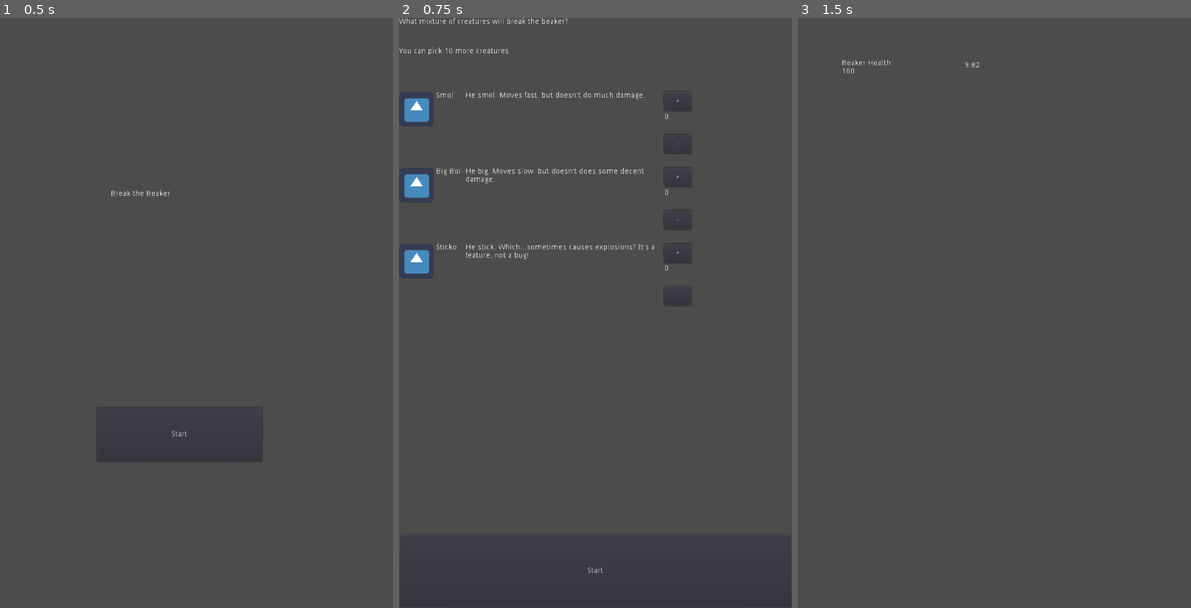
Above: before the commit, frames 1-3 (left to right).
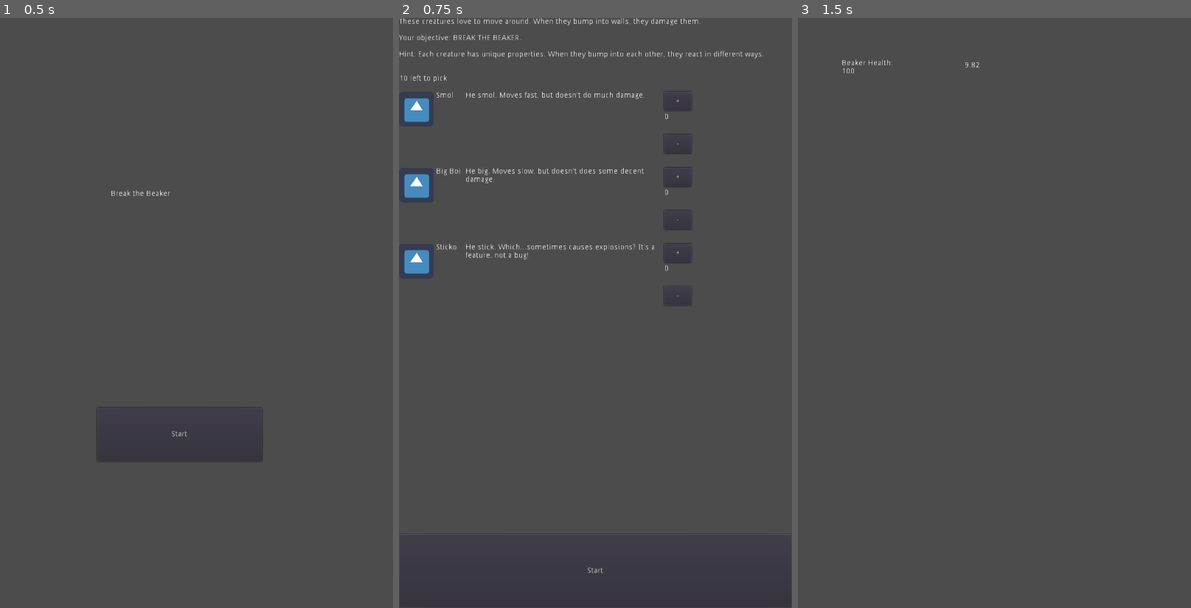
Above: after the commit, the same moments.

Repository: HaywardMorihara/2021SepGameJam
Game: Godot game, scene res://menu/MainMenu.tscn
Two runs of this game, one before a commit and one after it. Both use one fixed random seed, a clock stepped at 60 frames per second and the inputs below. The engine's default icon, where the game draws it, is replaced by a stand-in: a white triangle on a blue panel in a dark square.
Inputs:
- Up to frame 1 (0.5 s): no input
- Up to frame 2 (0.75 s): click "Start" at 0.5 s
- Up to frame 3 (1.5 s): click "Start" at 1.25 s

Frame 1 is identical in both runs. In frame 2, 0.9% of the frame differs, in the area x 0-93%, y 0-11%; in frame 3, nothing differs.

Commit message:
Some improvement on instructions

Diff:
--- a/menu/CreatureSelectionMenu.gd
+++ b/menu/CreatureSelectionMenu.gd
@@ -16,7 +16,7 @@
 	var current_creature_count = 0
 	for creature_info in Global.creatures.values():
 		current_creature_count += creature_info.get("count")
-	$TitleSection/CreaturesLeftLabel.text = "You can pick %s more creatures" % String(Global.MAX_CREATURE_COUNT - current_creature_count)
+	$TitleSection/CreaturesLeftLabel.text = "%s left to pick" % String(Global.MAX_CREATURE_COUNT - current_creature_count)
 
 
 func _on_StartButton_pressed():
--- a/menu/CreatureSelectionMenu.tscn
+++ b/menu/CreatureSelectionMenu.tscn
@@ -21,9 +21,13 @@
 
 [node name="Title" type="RichTextLabel" parent="TitleSection"]
 margin_right = 720.0
-margin_bottom = 50.0
-rect_min_size = Vector2( 720, 50 )
-text = "What mixture of creatures will break the beaker?"
+margin_bottom = 100.0
+rect_min_size = Vector2( 720, 100 )
+text = "These creatures love to move around. When they bump into walls, they damage them.
+
+Your objective: BREAK THE BEAKER.
+
+Hint: Each creature has unique properties. When they bump into each other, they react in different ways."
 __meta__ = {
 "_edit_use_anchors_": false
 }
@@ -31,9 +35,10 @@
 [node name="CreaturesLeftLabel" parent="TitleSection" instance=ExtResource( 2 )]
 anchor_right = 0.0
 anchor_bottom = 0.0
-margin_top = 54.0
+margin_top = 104.0
 margin_right = 720.0
-margin_bottom = 79.0
+margin_bottom = 139.0
+rect_min_size = Vector2( 50, 35 )
 text = "You can pick %s more creatures"
 
 [node name="CreatureSection" type="VBoxContainer" parent="."]
